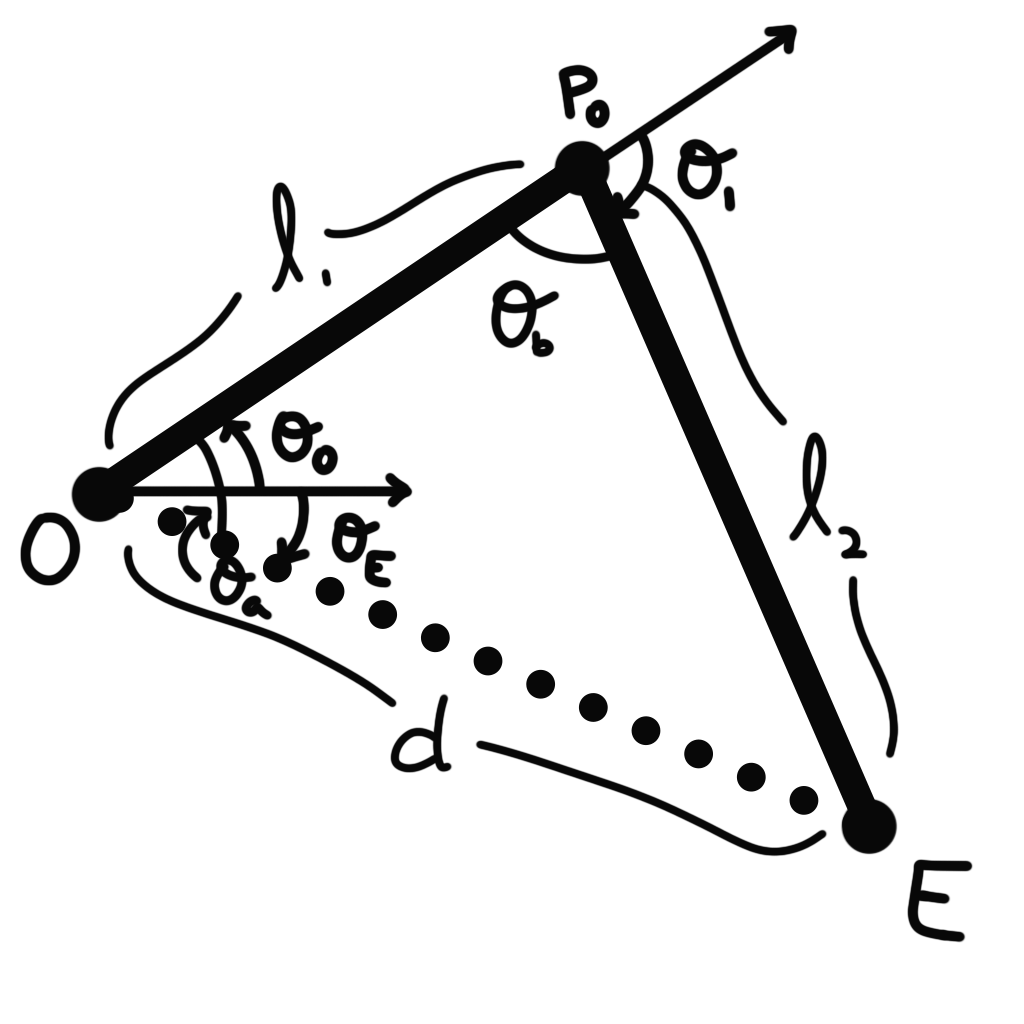
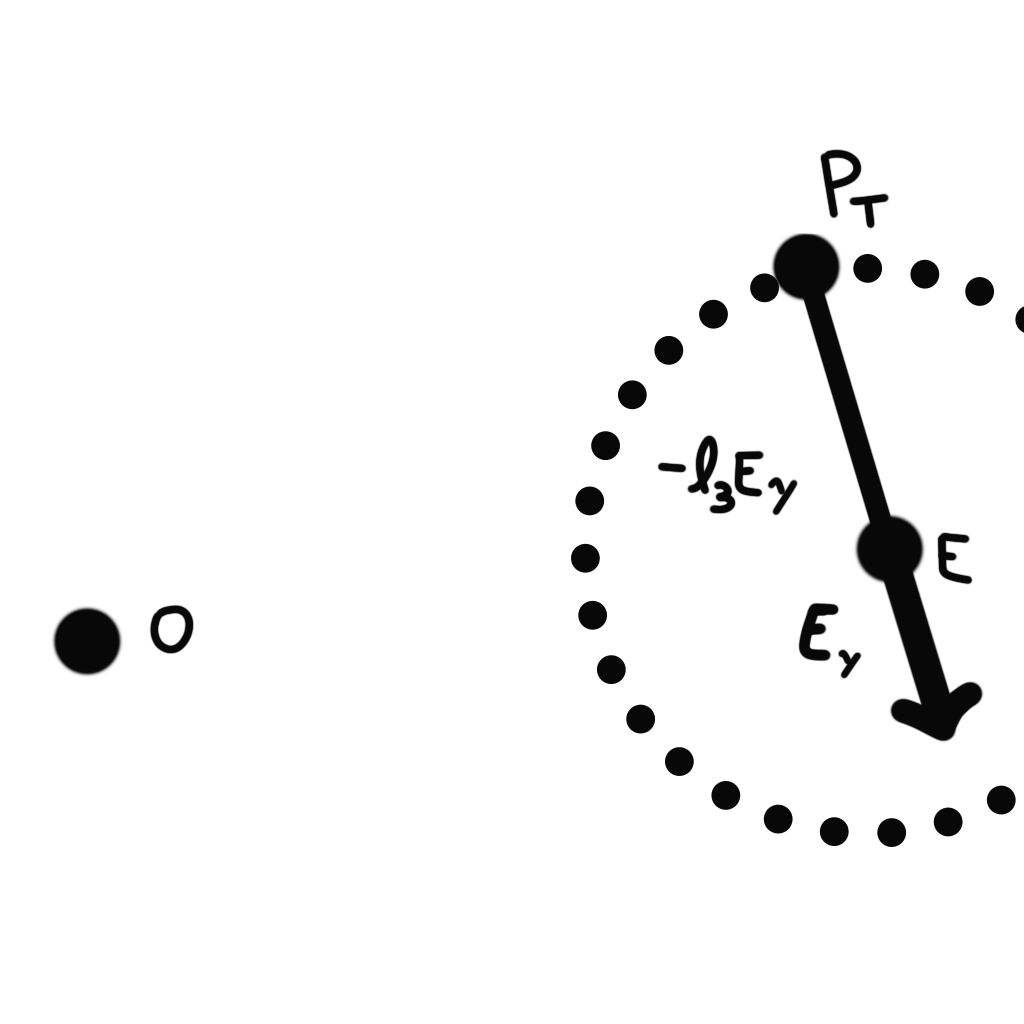
Two versions of the same layered image (1024 x 1024). Layer-by-layer changes:
added layer "Ellipse 1" above "diagram 2.2" over [50, 149, 1024, 847]
hid "Layer 1" over [20, 24, 974, 943]
